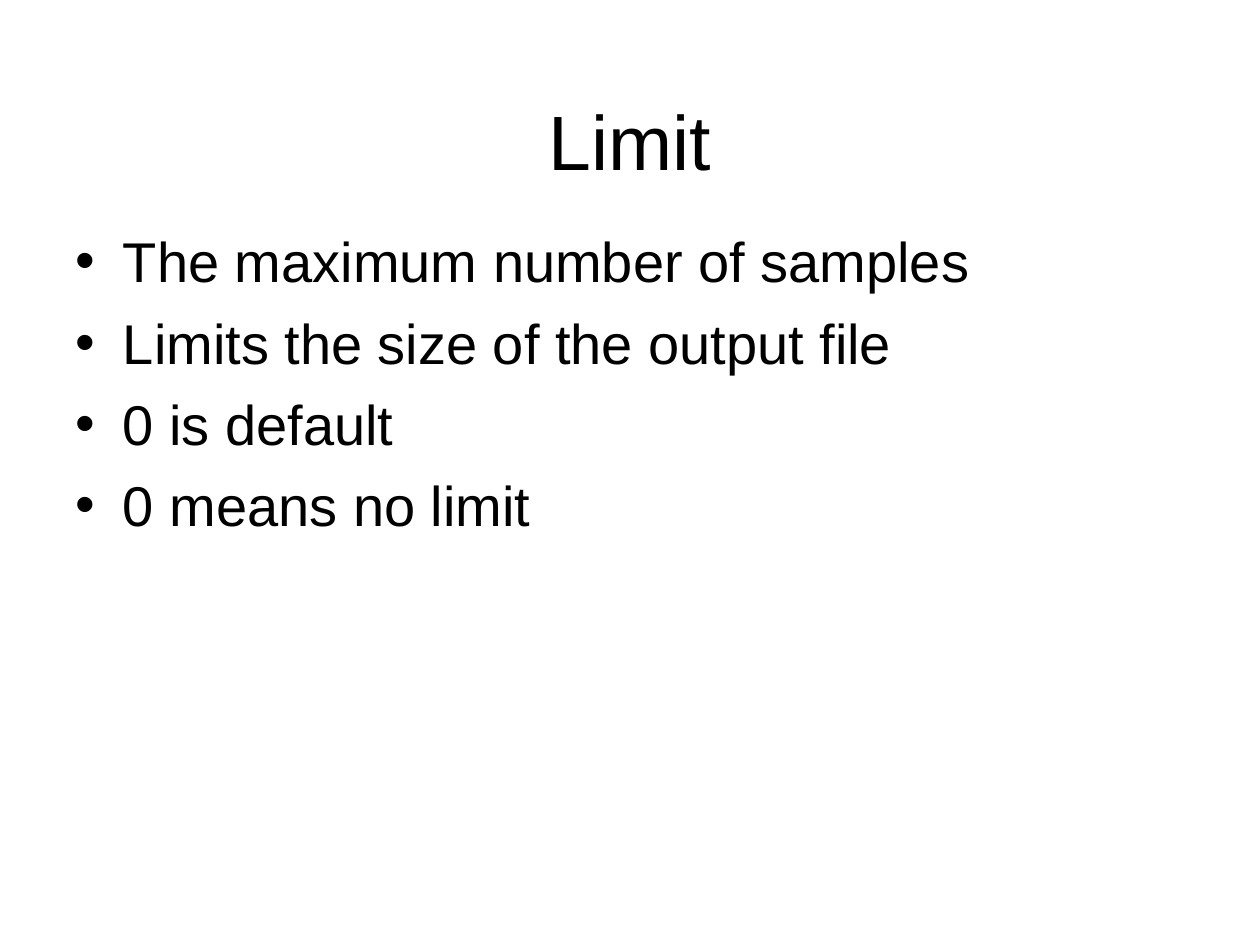
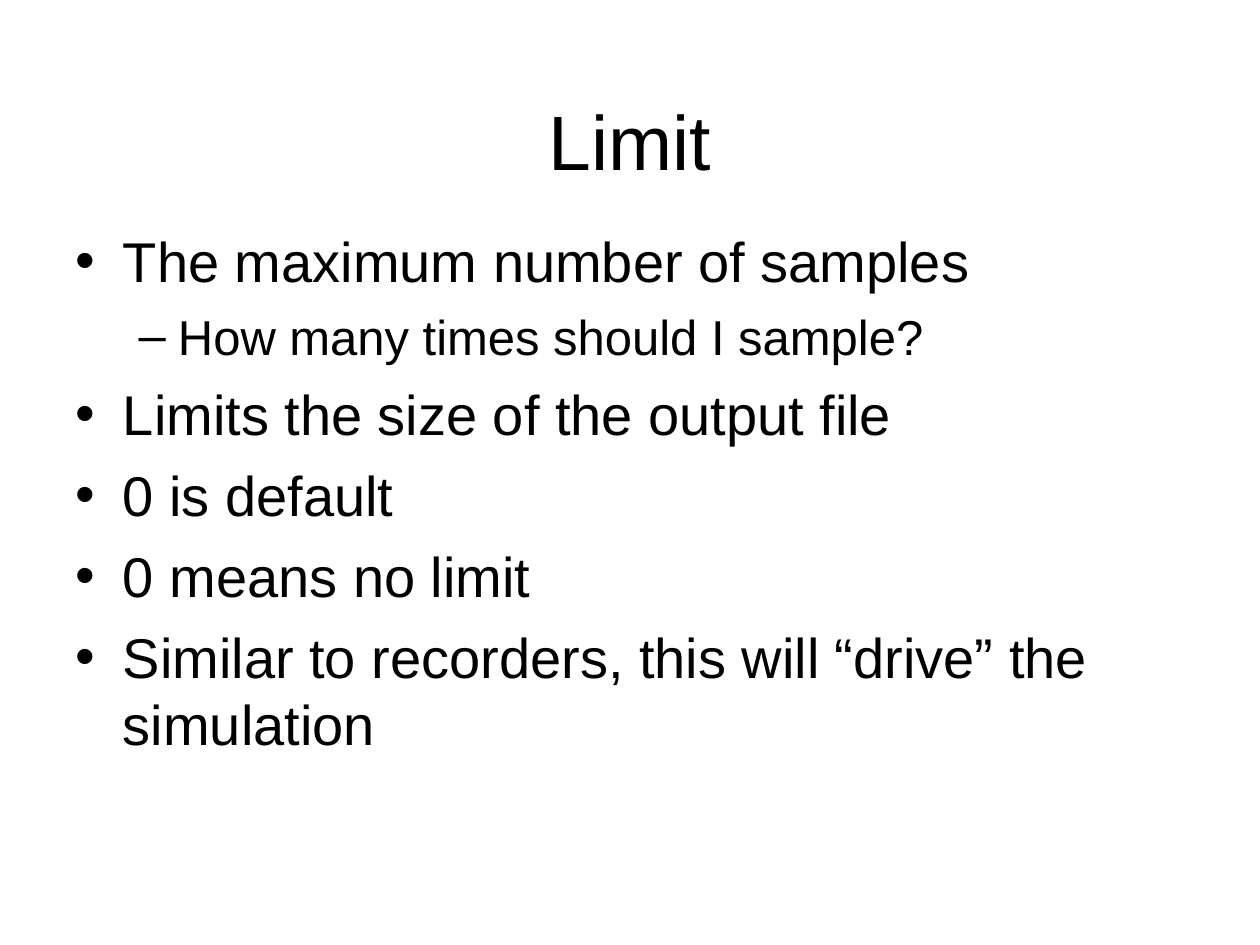
Before and after one commit to gridlab-d/course, a slide deck: slide 8 of FourDayCourse/2.4 - Collectors.ppt (slide 7 before the commit). Drawn at 1260x945 pixels with LibreOffice and Linux fonts; fonts in the diff are those of the drawing; background and template pictures are left out. Boxes give left, top, right and bottom in pixels: in the first picture for what was removed or moved away, otherwise in the second. Text is boxed around its words. In the diff, an @@ line names an element or a change of style, - is before the commit and + after.

```diff
--- a/FourDayCourse/2.4 - Collectors.ppt
+++ b/FourDayCourse/2.4 - Collectors.ppt
@@ text at bbox=[178, 319, 923, 365]: paragraph added @@
+  – How many times should I sample?
@@ text at bbox=[123, 637, 1087, 746]: paragraph added @@
+• Similar to recorders, this will “drive” the simulation
```
Also in this commit, not shown: 7 other slides changed, 1 slide added, 5 other files.
